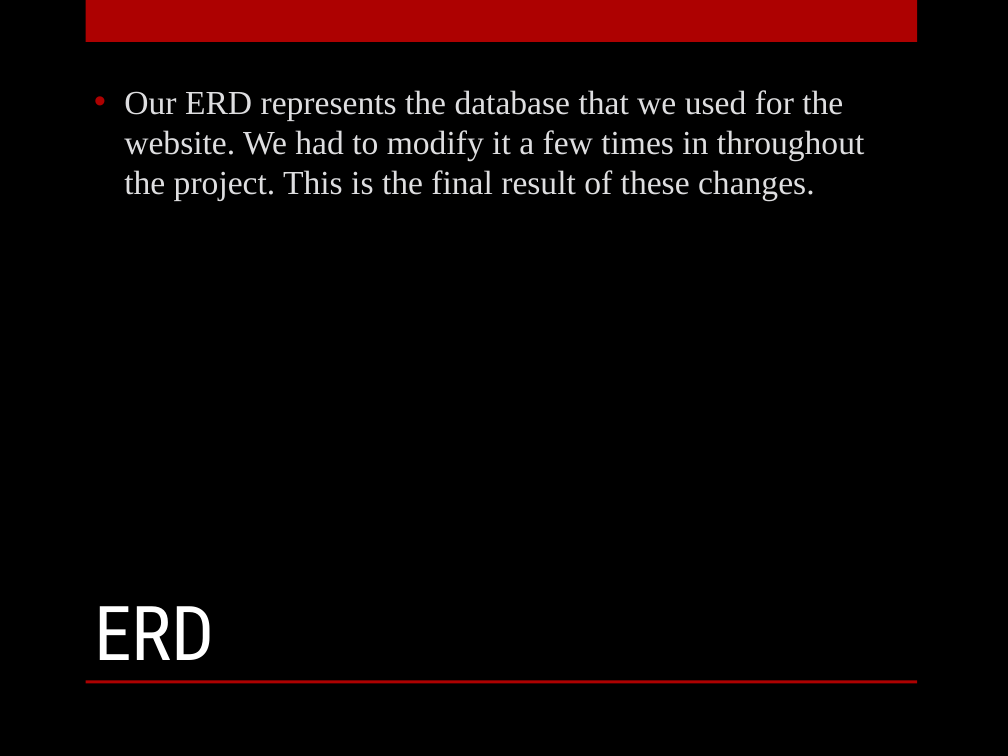
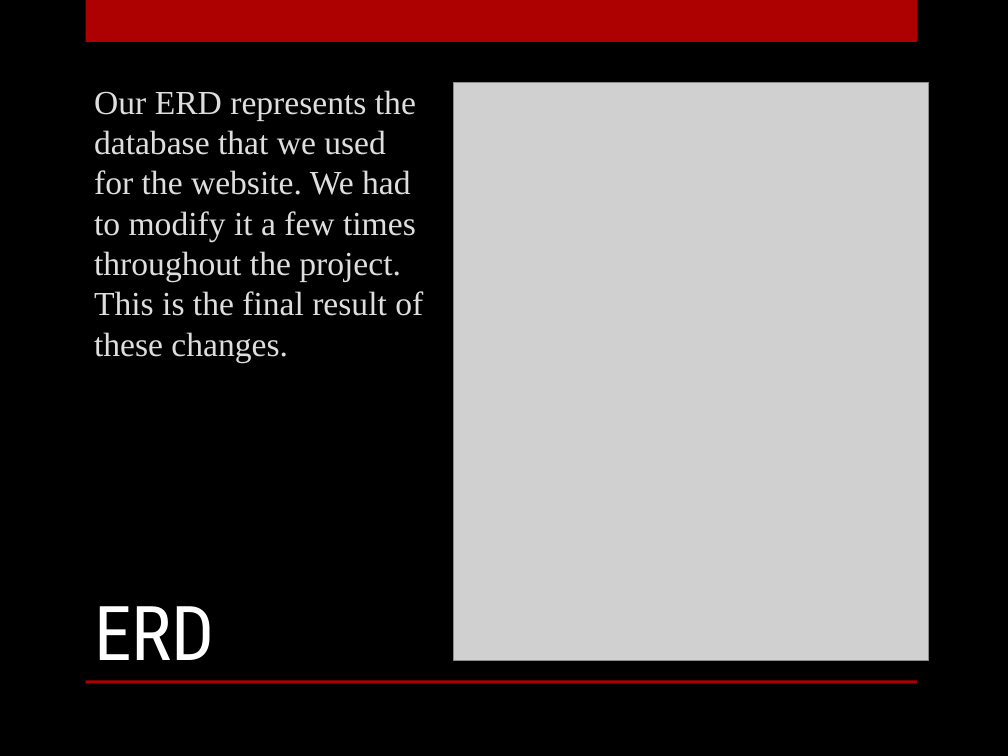
Before and after one commit to Dre2322/Moffat-Bay, a slide deck: slide 7 of Presentation Files/AlphaTeam-MoffatBayPresentation.pptx. Drawn at 1008x756 pixels with LibreOffice and Linux fonts; fonts in the diff are those of the drawing; grey boxes stand for pictures; background and template pictures are left out. Boxes give left, top, right and bottom in pixels: in the first picture for what was removed or moved away, otherwise in the second. Text is boxed around its words. In the diff, an @@ line names an element or a change of style, - is before the commit and + after.

```diff
--- a/Presentation Files/AlphaTeam-MoffatBayPresentation.pptx
+++ b/Presentation Files/AlphaTeam-MoffatBayPresentation.pptx
@@ picture added at bbox=[454, 83, 928, 661] @@
@@ text at bbox=[94, 90, 423, 362]: text changed @@
-• Our ERD represents the database that we used for the website. We had to modify it a few times in throughout the project. This is the final result of these changes.
+Our ERD represents the database that we used for the website. We had to modify it a few times throughout the project. This is the final result of these changes.
```
Also in this commit, not shown: 2 other files.
